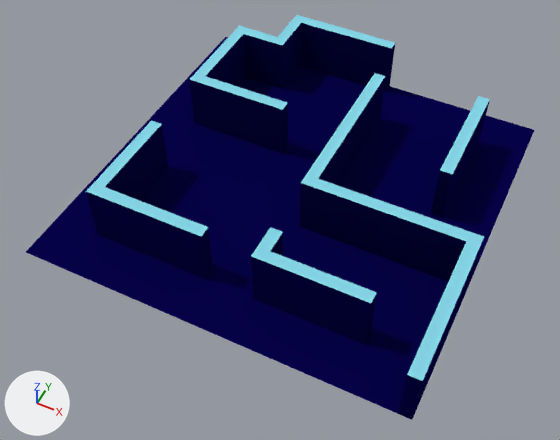
A saved change to the Blender file ransom/blender/Pieza4.blend.
Both versions are drawn from a 50 mm lens placed at (19.1, -41.7, 47.0), pointed at (0.1, -3.7, -0.5). Lighting does not change. The marker at lower left points along +X, +Y and +Z.

Script lines for the objects in view, before the commit:
```python
mat_materialborde = diffuse_material('MaterialBorde')
mat_materialborde.base_color = (0.239, 0.666, 0.8)  # cyan #86d5e7
me_pieza4 = bpy.data.meshes.new('Pieza4')
me_pieza4.from_pydata(...)  # 1325 vertices, 1260 faces; spans x -16.0..16.0, y -16.0..16.0, z 0.0..5.0
# faces by material slot: [1147, 113]
me_pieza4.materials.append(mat_materialsuelo)  # dark blue #06024b
me_pieza4.materials.append(mat_materialborde)  # cyan #86d5e7
ob_pieza4 = bpy.data.objects.new('Pieza4', me_pieza4)
ob_pieza4.location = (0.0, 0.0, 0.0)
```
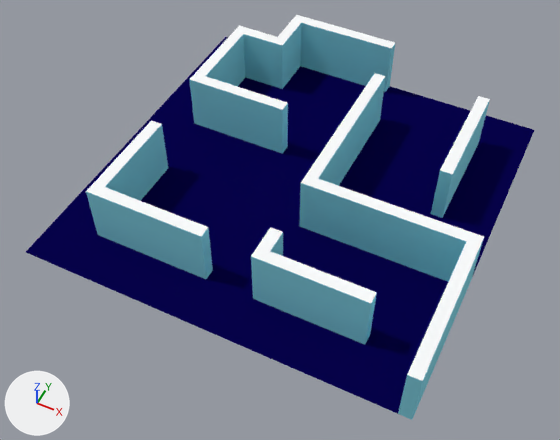
What differs and where, as boxes (x1, y1, x2, y2) in the pictures (560 x 440 px):
'Pieza4', recoloured
    both: (83, 15, 490, 420)
part 1 of me_pieza4, recoloured
    both: (86, 23, 490, 420)

The change, as a list of edits to the scene's bpy script:
```text
Change mat_materialborde:
    mat_materialborde.base_color: (0.239, 0.666, 0.8) -> (0.97, 0.987, 1.0)  # cyan #86d5e7 -> white #fcfeff
Add mat_materialpared:
    mat_materialpared = diffuse_material('MaterialPared')
    mat_materialpared.base_color = (0.239, 0.666, 0.8)  # cyan #86d5e7
Change me_pieza4:
    where me_pieza4.from_pydata(...)  # 1325 vertices, 1260 faces; spans x -16.0..16.0, y -16.0..16.0, z 0.0..5.0
    used by ob_pieza4; location = (0.0, 0.0, 0.0)
    me_pieza4 part 1: all 236 faces centred in x -12.0..16.0, y -16.0..16.0, z 2.5 switch from mat_materialsuelo (dark blue #06024b) to mat_materialpared (cyan #86d5e7)
```
